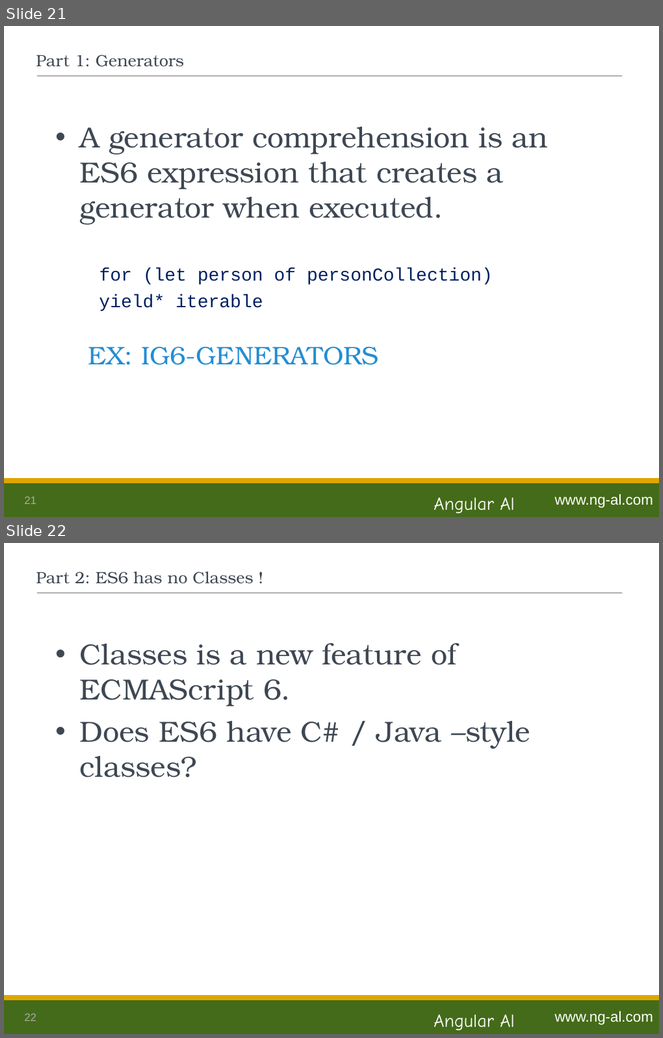
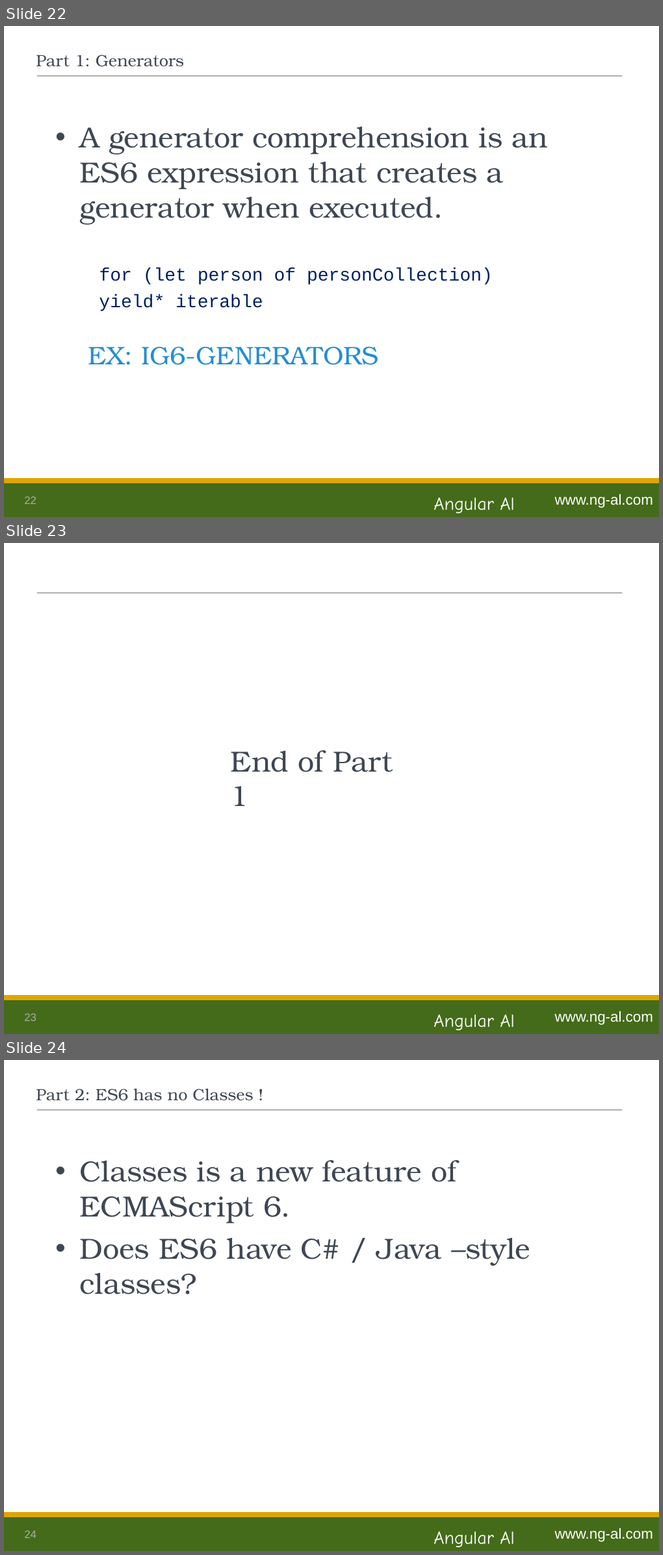
Before and after one commit to ng-al/es6-Intro, a slide deck: es6_Intro.ppt. Shown one above the other, each under a label of ours: slides 21 and 22 before the commit, slides 22, 23 and 24 after it. The pictures are 663x1038 and 663x1555 pixels, drawn with LibreOffice and Linux fonts; fonts in the diff are those of the drawing. Boxes give left, top, right and bottom in pixels: in the first picture for what was removed or moved away, otherwise in the second. Text is boxed around its words. In the diff, an @@ line names an element or a change of style, - is before the commit and + after.

Commit message:
Updated slides for part 1

```diff
--- a/es6_Intro.ppt
+++ b/es6_Intro.ppt
@@ slide 23 added at [4,543,659,1034], background #FFFFFF; not listed: 6 template elements that a slide beside it also shows @@
@@ text added at [231,750,393,806], 32 pt, text #3E4753 @@
+End of Part 1
@@ what was slide 21 is now slide 22 @@
@@ page number at [24,497,36,504]: text changed @@
-21
+22
@@ what was slide 22 is now slide 24 @@
@@ page number at [24,1531,36,1538]: text changed @@
-22
+24
```
Also in this commit, not shown: 4 slides changed, 1 other slide added.
